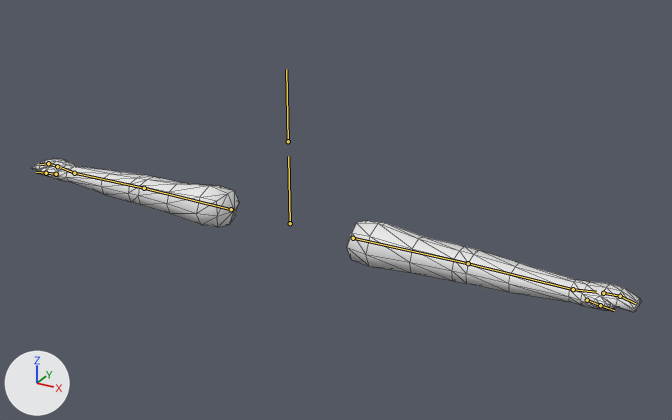
Renders of the glTF model scenes/player/player.glb from each side of a commit.
Camera for both pictures: a camera (50 mm lens) standing at (9.96, -16.0, 8.58) and looking at (1.44, -0.51, 0.83). Arrows for +X, +Y and +Z are at lower left; the lights stay in place. The bones that bend it are drawn over the model as lines. Mesh edges are drawn as thin lines.

In view in the first picture: 'Arms'.
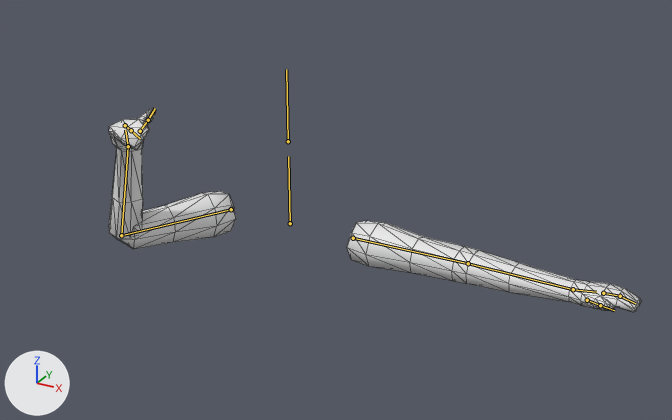
The newer file adds an action. The first version stands in its rest pose; the second is drawn at frame 3 of the action 'Shoot.Pistol'.

Where the change shows, as pixel boxes (x1, y1, x2, y2) in the pictures (672 x 420 px):
'Arms', posed (13% narrower, 33% taller)
    before: (31, 159, 641, 312)
    after: (108, 108, 641, 312)
bone 'Bicep.R', root to tip
    before: (231, 209) to (144, 188)
    after: (231, 209) to (121, 235)
bone 'Forearm.R', root to tip
    before: (144, 188) to (74, 173)
    after: (121, 235) to (128, 146)
bone 'Hand.R', root to tip
    before: (74, 173) to (61, 167)
    after: (128, 146) to (125, 130)
bone 'HandMid.R', root to tip
    before: (57, 166) to (48, 163)
    after: (125, 125) to (131, 130)
bone 'Handtop.R', root to tip
    before: (48, 163) to (40, 164)
    after: (131, 130) to (140, 138)
bone 'ThumbBase.R', root to tip
    before: (56, 174) to (46, 173)
    after: (140, 131) to (148, 120)

The change, as a list of edits to the scene's bpy script:
```text
Change bone_bicep_r:
    where bone_bicep_r = bpy.data.objects['Player.Armature'].pose.bones['Bicep.R']  # child of 'Root'
    bone_bicep_r.rotation_quaternion: (1.0, 0.0, 0.0, 0.0) -> (-0.664, 0.328, -0.551, -0.385)  # degrees (0, 0, 0) -> degrees (-4, 80, 57)
Change bone_forearm_r:
    where bone_forearm_r = bpy.data.objects['Player.Armature'].pose.bones['Forearm.R']  # child of 'Bicep.R'
    bone_forearm_r.rotation_quaternion: (1.0, 0.0, 0.0, 0.0) -> (0.686, 0.0, 0.0, 0.728)  # degrees (0, 0, 0) -> degrees (0, 0, 93)
Change bone_hand_r:
    where bone_hand_r = bpy.data.objects['Player.Armature'].pose.bones['Hand.R']  # child of 'Forearm.R'
    bone_hand_r.rotation_quaternion: (1.0, 0.0, 0.0, 0.0) -> (0.979, -0.132, 0.005, -0.156)  # degrees (0, 0, 0) -> degrees (-15, -2, -18)
Change bone_handmid_r:
    where bone_handmid_r = bpy.data.objects['Player.Armature'].pose.bones['HandMid.R']  # child of 'Hand.R'
    bone_handmid_r.rotation_quaternion: (1.0, 0.0, 0.0, 0.0) -> (0.791, -0.53, 0.24, -0.191)  # degrees (0, 0, 0) -> degrees (-71, 10, -34)
Change bone_handtop_r:
    where bone_handtop_r = bpy.data.objects['Player.Armature'].pose.bones['Handtop.R']  # child of 'HandMid.R'
    bone_handtop_r.rotation_quaternion: (1.0, 0.0, 0.0, 0.0) -> (0.99, 0.0, 0.144, 0.0)  # degrees (0, 0, 0) -> degrees (0, 17, 0)
Change bone_thumbbase_r:
    where bone_thumbbase_r = bpy.data.objects['Player.Armature'].pose.bones['ThumbBase.R']  # child of 'Hand.R'
    bone_thumbbase_r.rotation_quaternion: (1.0, 0.0, 0.0, 0.0) -> (0.959, 0.116, -0.068, 0.251)  # degrees (0, 0, 0) -> degrees (11, -11, 28)
```
